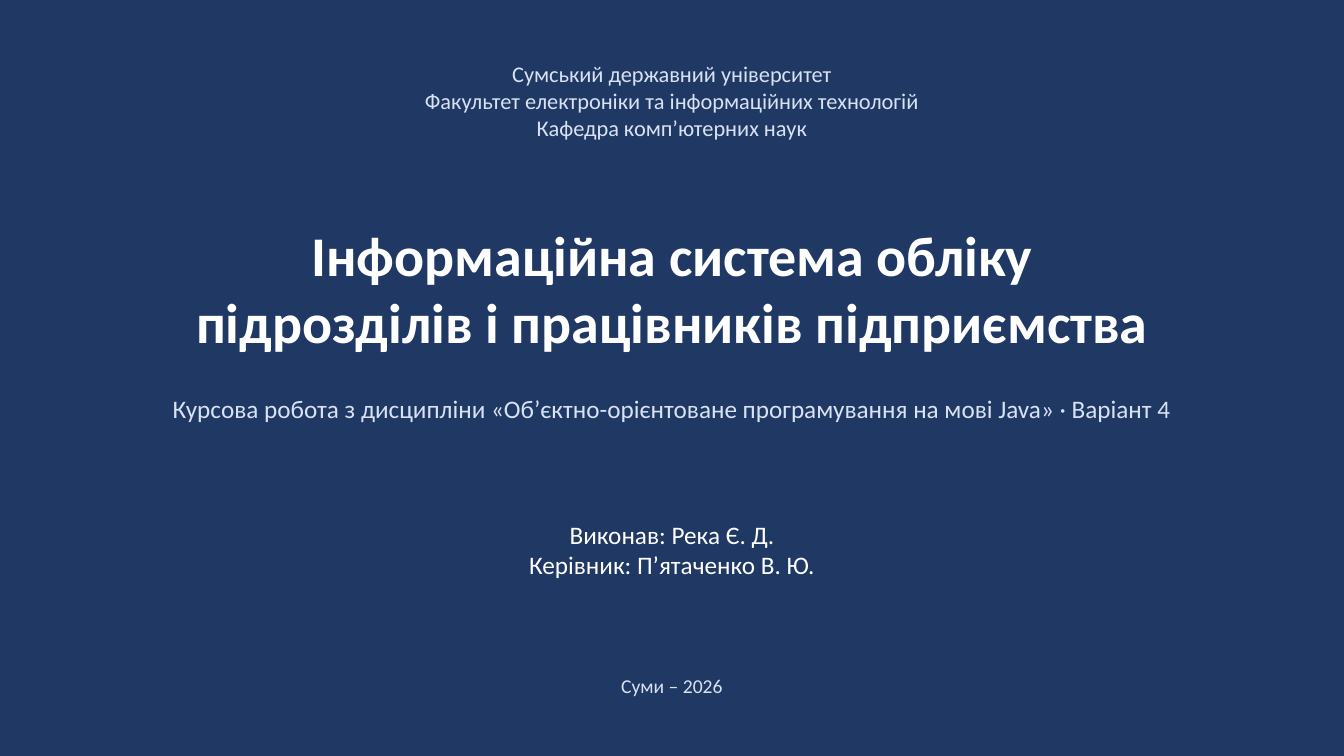
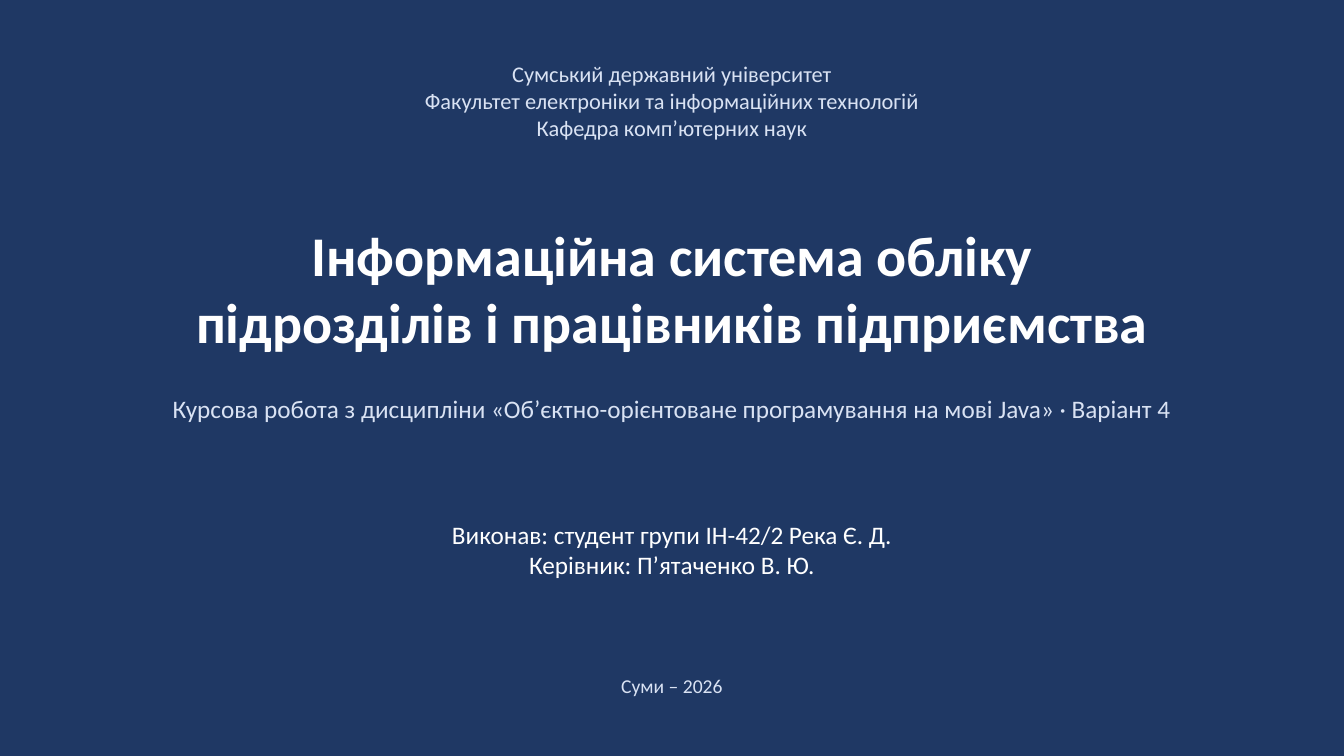
Before and after one commit to CCh1e/staff-coursework, a slide deck: slide 1 of docs/Презентація.pptx. Drawn at 1344x756 pixels with LibreOffice and Linux fonts; fonts in the diff are those of the drawing. Boxes give left, top, right and bottom in pixels: in the first picture for what was removed or moved away, otherwise in the second. Text is boxed around its words. In the diff, an @@ line names an element or a change of style, - is before the commit and + after.

```diff
--- a/docs/Презентація.pptx
+++ b/docs/Презентація.pptx
@@ text at [452,526,892,548]: text changed @@
-Виконав: Река Є. Д.
+Виконав: студент групи ІН-42/2 Река Є. Д.
```
Also in this commit, not shown: 3 other files.
